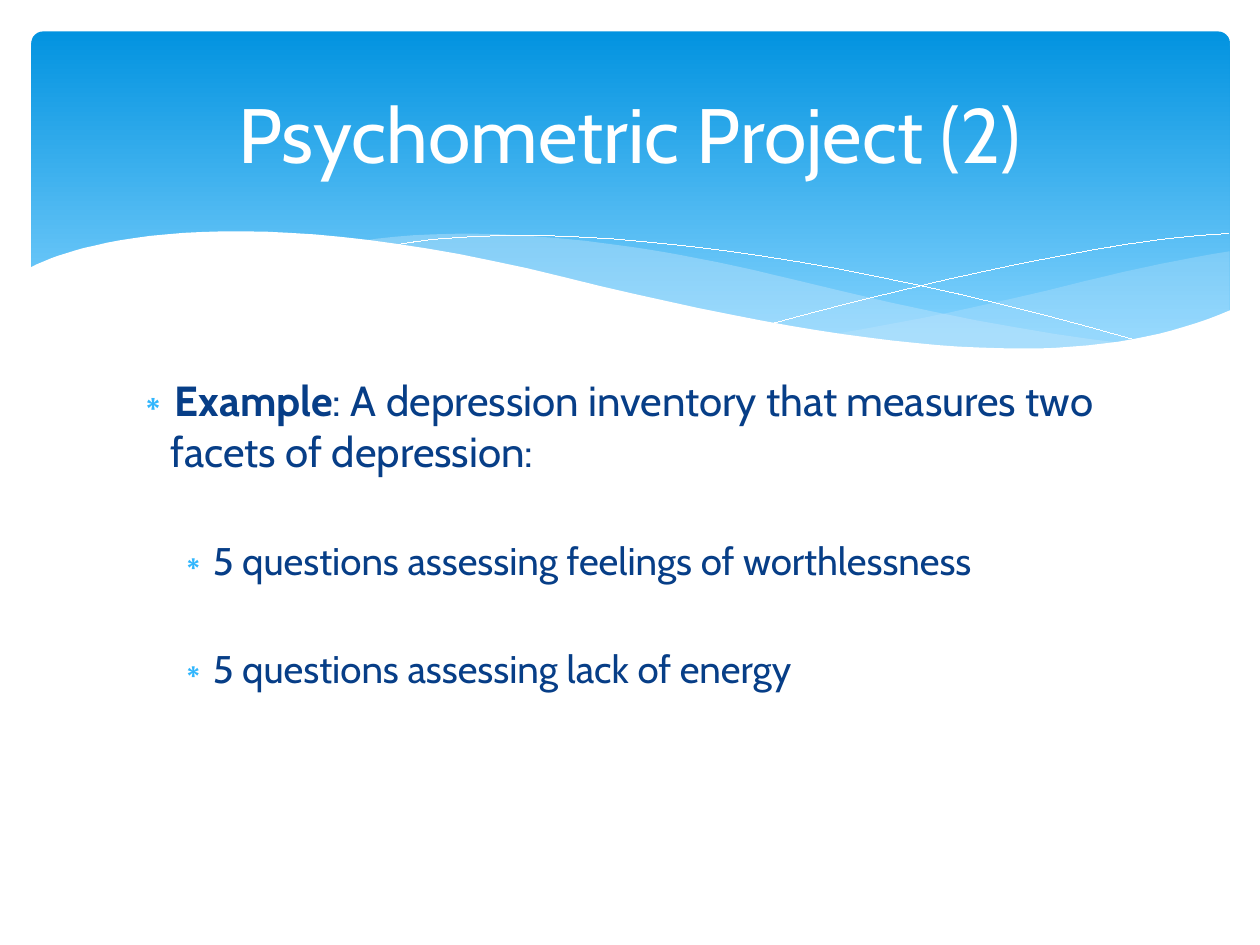
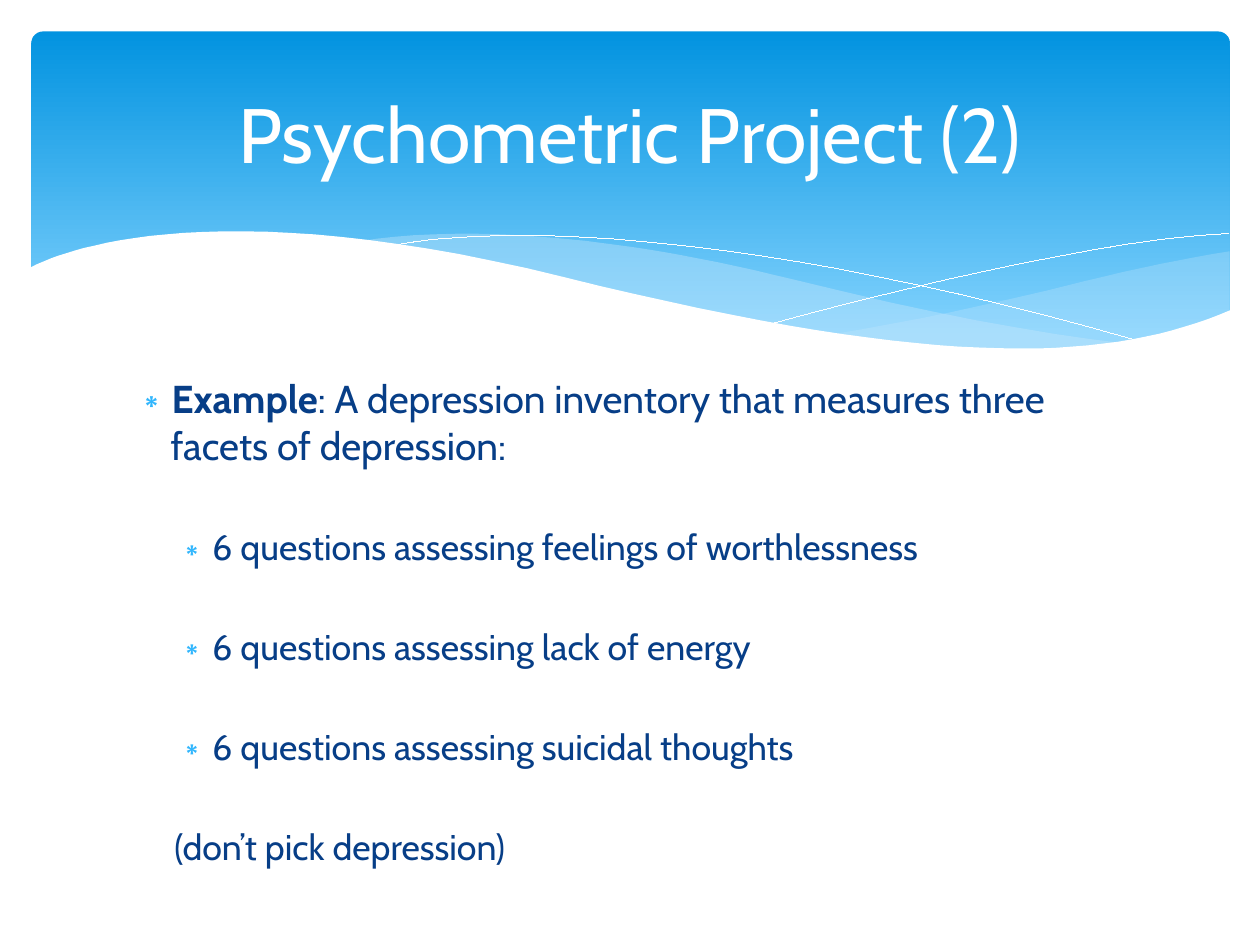
Before and after one commit to npm27/Teaching-Materials, a slide deck: slide 9 of Tests and Eval/Slides/0 First Day Info.pptx. Drawn at 1260x945 pixels with LibreOffice and Linux fonts; fonts in the diff are those of the drawing. Boxes give left, top, right and bottom in pixels: in the first picture for what was removed or moved away, otherwise in the second. Text is boxed around its words. In the diff, an @@ line names an element or a change of style, - is before the commit and + after.

Commit message:
Psychometric project

```diff
--- a/Tests and Eval/Slides/0 First Day Info.pptx
+++ b/Tests and Eval/Slides/0 First Day Info.pptx
@@ text at (x1=171, y1=384, x2=1045, y2=865): text changed; size 22 to 20.4 pt @@
-∗ Example: A depression inventory that measures two facets of depression:
-  ∗ 5 questions assessing feelings of worthlessness
-  ∗ 5 questions assessing lack of energy
+∗ Example: A depression inventory that measures three facets of depression:
+  ∗ 6 questions assessing feelings of worthlessness
+  ∗ 6 questions assessing lack of energy
+  ∗ 6 questions assessing suicidal thoughts
+  (don’t pick depression)
```
Also in this commit, not shown: 3 other slides changed, 5 other files.
